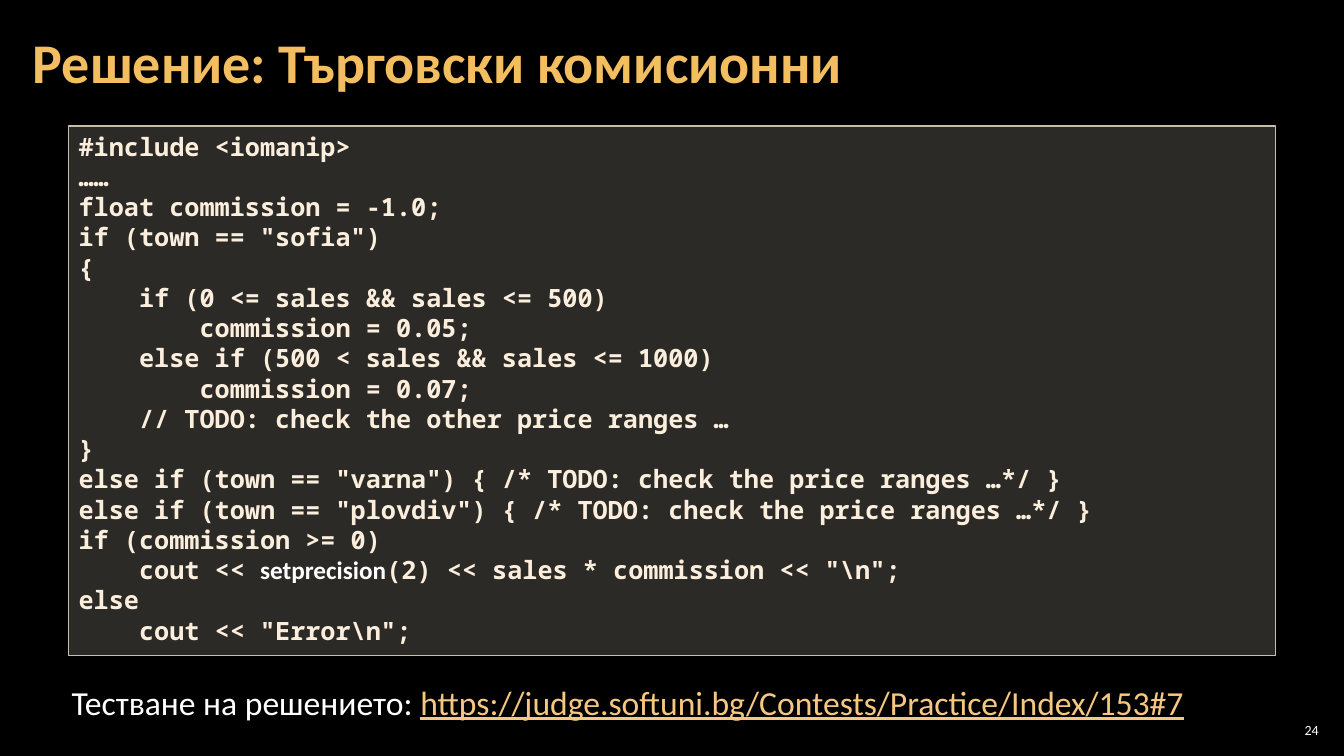
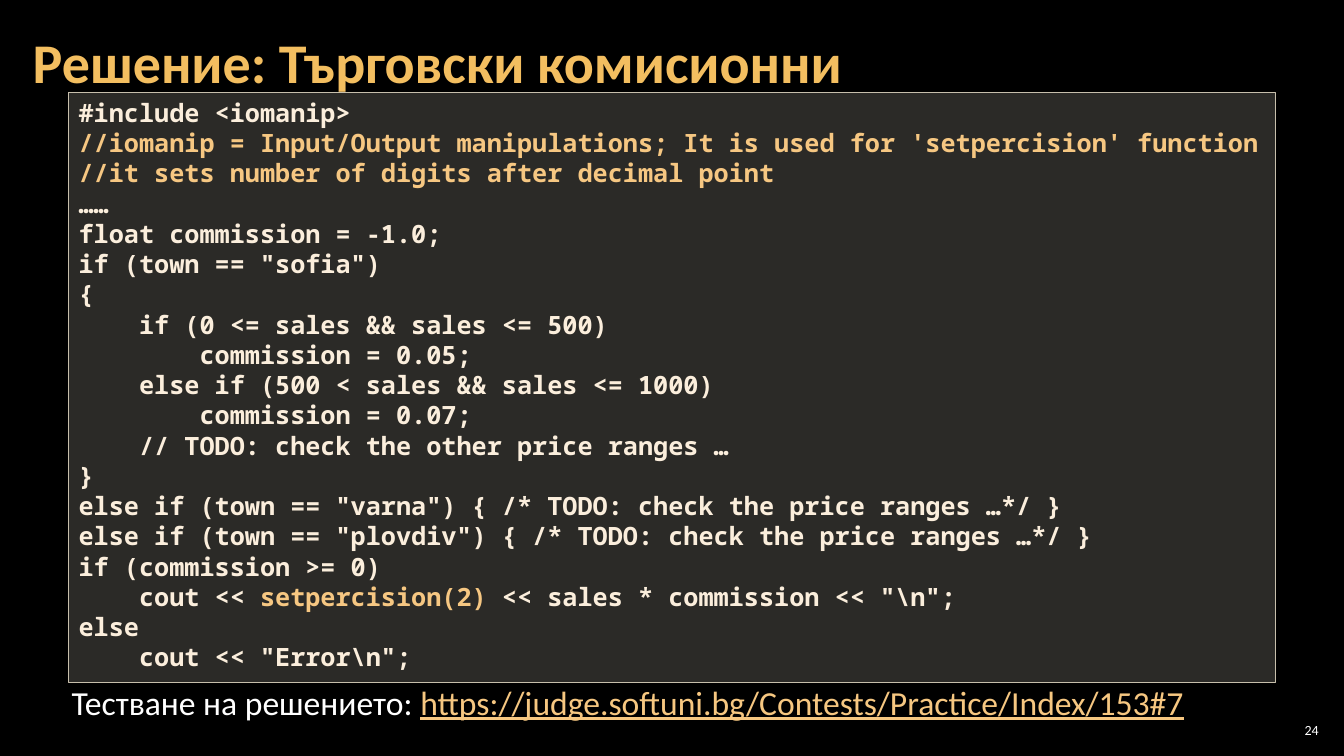
Before and after one commit to Software-University/C-plus-plus, a slide deck: slide 24 of 4. Complex-Conditions/4. Complex-Conditions.pptx. Drawn at 1344x756 pixels with LibreOffice and Linux fonts; fonts in the diff are those of the drawing; background and template pictures are left out. Boxes give left, top, right and bottom in pixels: in the first picture for what was removed or moved away, otherwise in the second. Text is boxed around its words. In the diff, an @@ line names an element or a change of style, - is before the commit and + after.

```diff
--- a/4. Complex-Conditions/4. Complex-Conditions.pptx
+++ b/4. Complex-Conditions/4. Complex-Conditions.pptx
@@ rectangle "#include <iomanip>": place and size @@
-rectangle "#include <iomanip>" at <box>69,126,1275,655</box>
+rectangle "#include <iomanip>" at <box>69,93,1275,684</box>
@@ text in rectangle at <box>79,132,1258,188</box>: paragraphs added @@
+//iomanip = Input/Output manipulations; It is used for 'setpercision' function
+//it sets number of digits after decimal point
@@ text in rectangle at <box>139,586,956,612</box>: text changed @@
-cout << setprecision(2) << sales * commission << "\n";
+cout << setpercision(2) << sales * commission << "\n";
```
Also in this commit, not shown: 11 other slides changed, 5 other files.
